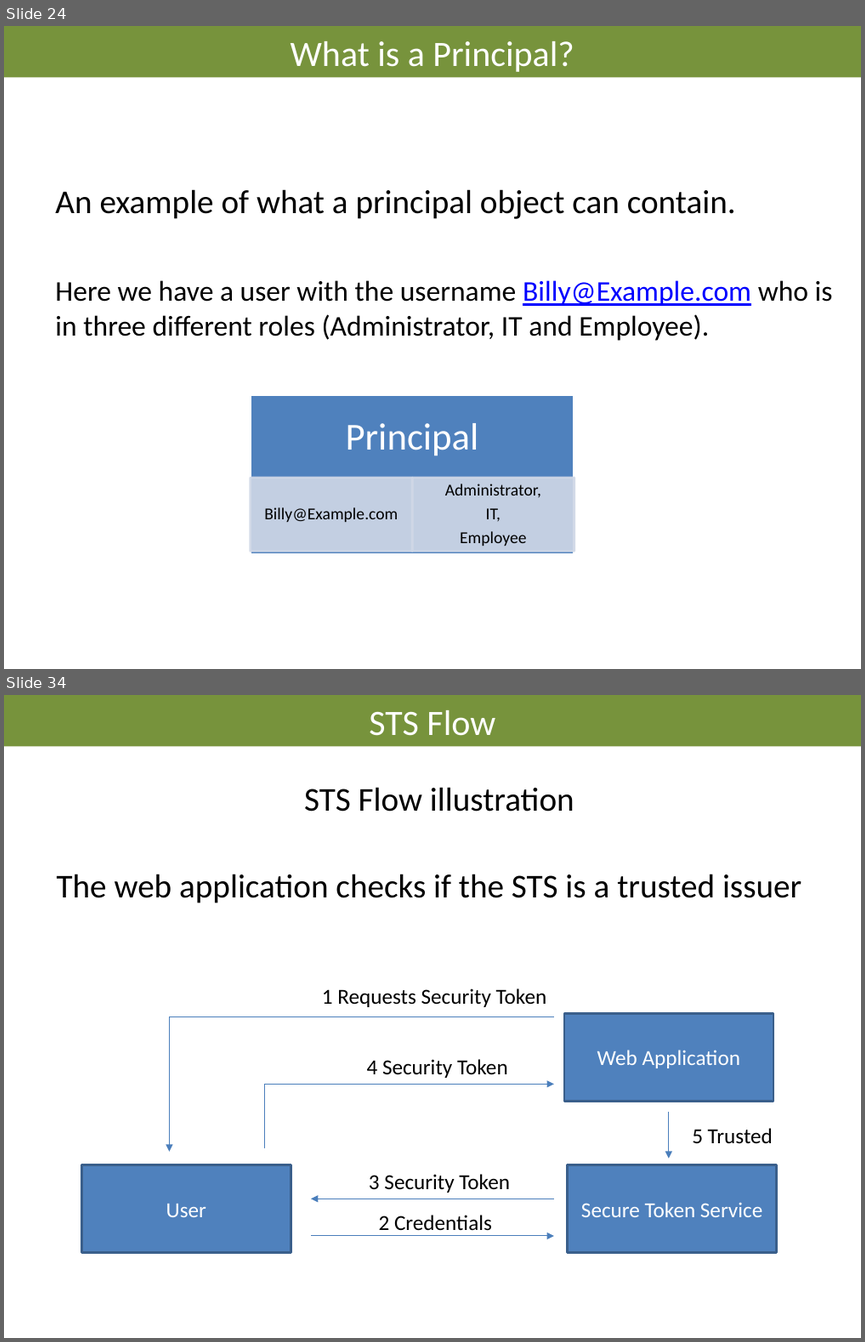
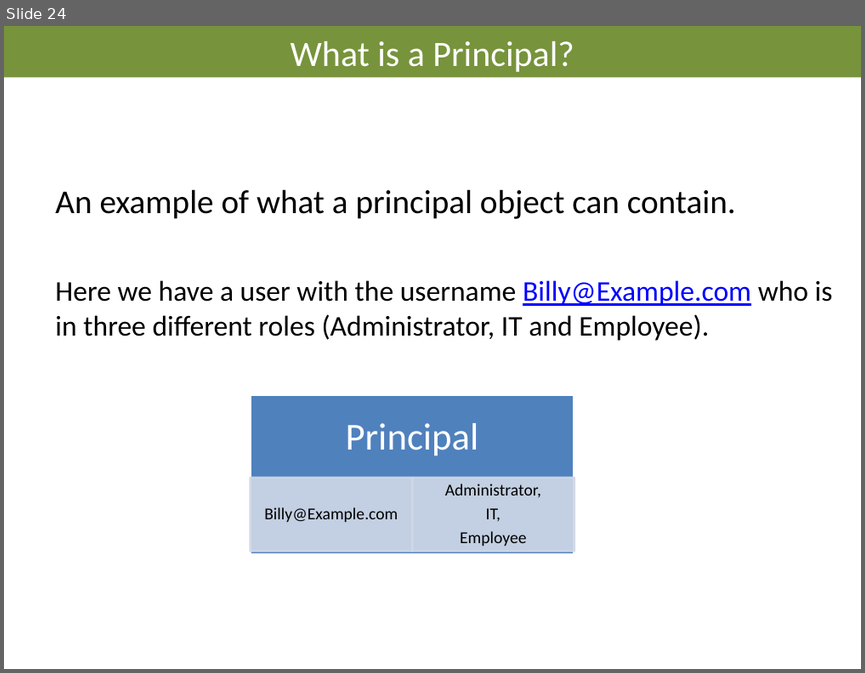
Before and after one commit to AndreasElffors/ProjectIdentity, a slide deck: Documents/Slides/Identity-SecurityFundamentals.pptx. Shown one above the other, each under a label of ours: slides 24 and 34 before the commit, slide 24 after it; the slides between them are not shown. The pictures are 865x1342 and 865x673 pixels, drawn with LibreOffice and Linux fonts; fonts in the diff are those of the drawing; background and template pictures are left out. Boxes give left, top, right and bottom in pixels: in the first picture for what was removed or moved away, otherwise in the second. Text is boxed around its words. In the diff, an @@ line names an element or a change of style, - is before the commit and + after.

```diff
--- a/Documents/Slides/Identity-SecurityFundamentals.pptx
+++ b/Documents/Slides/Identity-SecurityFundamentals.pptx
@@ slide 34 removed at (4, 695, 861, 1338), background #FFFFFF @@
@@ title removed at (4, 695, 861, 746) @@
-STS Flow
@@ text removed at (57, 787, 801, 903) @@
-STS Flow illustration
-The web application checks if the STS is a trusted issuer
@@ text removed at (322, 988, 547, 1007) @@
-1 Requests Security Token
@@ elbow arrow removed from (554, 1017) to (170, 1151) @@
@@ rectangle removed at (564, 1013, 773, 1100) @@
-Web Application
@@ text removed at (367, 1059, 508, 1077) @@
-4 Security Token
@@ elbow arrow removed from (263, 1147) to (554, 1084) @@
@@ arrow removed from (669, 1111) to (669, 1157) @@
@@ text removed at (692, 1128, 772, 1144) @@
-5 Trusted
@@ rectangle removed at (82, 1164, 291, 1252) @@
-User
@@ text removed at (369, 1174, 510, 1192) @@
-3 Security Token
@@ rectangle removed at (567, 1164, 776, 1252) @@
-Secure Token Service
@@ arrow removed from (554, 1199) to (311, 1199) @@
@@ text removed at (379, 1214, 492, 1231) @@
-2 Credentials
@@ arrow removed from (311, 1236) to (554, 1236) @@
```
Also in this commit, not shown: 3 slides changed, 9 other slides removed, 5 other files.
